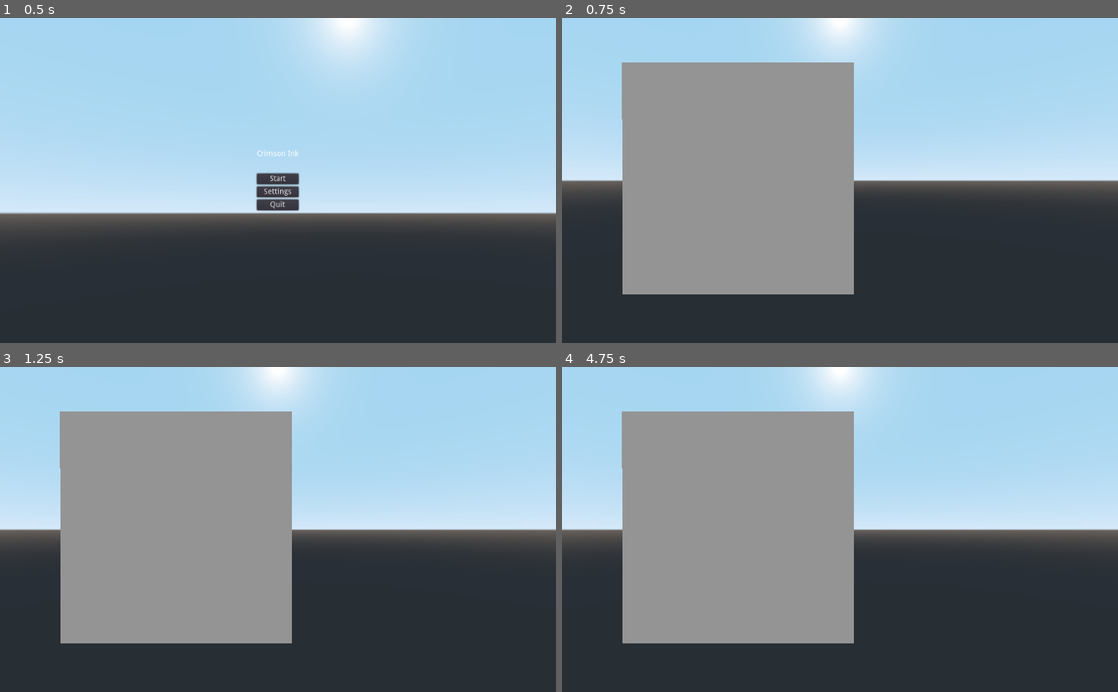
Above: before the commit, frames 1-4 (two rows, left to right).
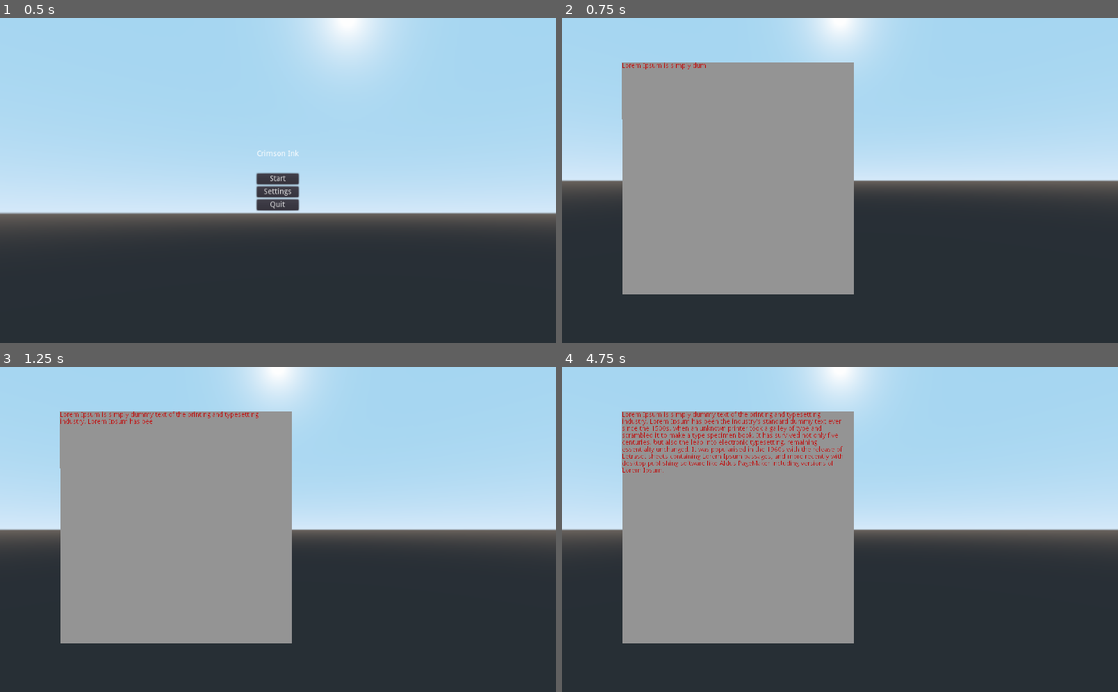
Above: after the commit, the same moments.

Repository: OttoHartvich/BookGame
Game: Godot game, scene res://Menu/Menu.tscn
Two runs of this game, one before a commit and one after it. Both use one fixed random seed, a clock stepped at 60 frames per second and the inputs below.
Inputs:
- Up to frame 1 (0.5 s): no input
- Up to frame 2 (0.75 s): click "Start" at 0.5 s
- Up to frame 3 (1.25 s): no input
- Up to frame 4 (4.75 s): tap Enter at 2, 3.5 s; tap Space at 2.75 s

Frame 1 is identical in both runs. In frame 2, less than 0.1% of the frame differs, in the area x 10-26%, y 13-16%; in frame 3, 0.3%; in frame 4, 1.4%, in the area x 10-51%, y 13-33%.

Commit message:
fixed rich text wrapping

Diff:
--- a/Godot/Autoload/StoryJson/StoryJson.gd
+++ b/Godot/Autoload/StoryJson/StoryJson.gd
@@ -1,6 +1,6 @@
 extends Node
 
-var StoryJson = [
+var Json = [
 	{
 		"name":"Intro",
 		"text":'Contrary to popular belief, Lorem Ipsum is not simply random text. It has roots in a piece of classical Latin …(656 unchanged characters)…
--- a/Godot/Menu/Menu.gd
+++ b/Godot/Menu/Menu.gd
@@ -6,4 +6,3 @@
 
 func _on_StartBtn_pressed():
 	get_tree().change_scene("res://Scenes/Main.tscn")
-	GameEvents.emit_signal("on_start_game")
--- a/Godot/Scenes/Main.gd
+++ b/Godot/Scenes/Main.gd
@@ -1,7 +1,9 @@
 extends Spatial
 
 func _ready() -> void:
+	GameEvents.emit_signal("on_start_game")
 	var err = GameEvents.connect("on_start_game", self, "show")
+
 
 
 func show() -> void:
--- a/Godot/TextGenerator/TextGenerator.tscn
+++ b/Godot/TextGenerator/TextGenerator.tscn
@@ -21,15 +21,19 @@
 render_target_update_mode = 3
 
 [node name="MarginContainer" type="MarginContainer" parent="Sprite3d/StoryBox"]
-margin_right = 40.0
-margin_bottom = 40.0
+margin_right = 500.0
+margin_bottom = 2460.0
 custom_constants/margin_right = 10
 
 [node name="TextRender" type="RichTextLabel" parent="Sprite3d/StoryBox/MarginContainer"]
 modulate = Color( 0.517647, 0, 0, 1 )
-margin_right = 30.0
-margin_bottom = 40.0
+margin_right = 490.0
+margin_bottom = 2460.0
 meta_underlined = false
 tab_size = 6
+text = "Lorem Ipsum is simply dummy text of the printing and typesetting industry. Lorem Ipsum has been the industry's standard dummy text ever since the 1500s, when an unknown printer took a galley of type and scrambled it to make a type specimen book. It has survived not only five centuries, but also the leap into electronic typesetting, remaining essentially unchanged. It was popularised in the 1960s with the release of Letraset sheets containing Lorem Ipsum passages, and more recently with desktop publishing software like Aldus PageMaker including versions of Lorem Ipsum.
+
+"
+fit_content_height = true
 scroll_active = false
 deselect_on_focus_loss_enabled = false
